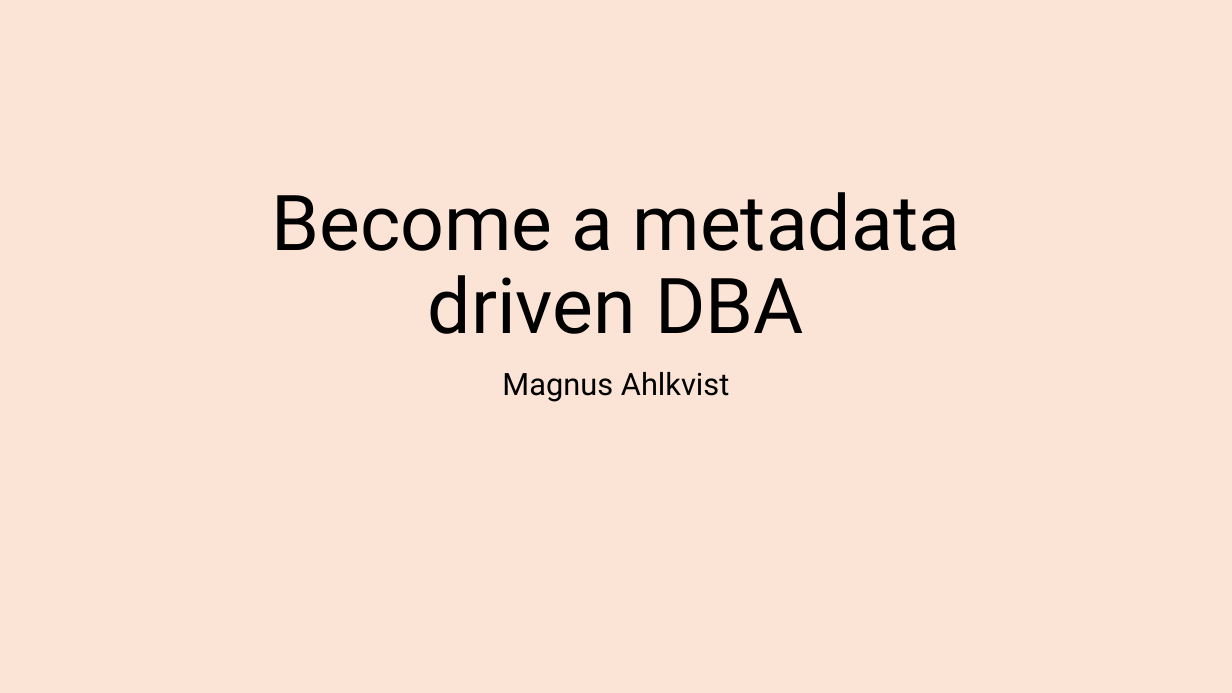
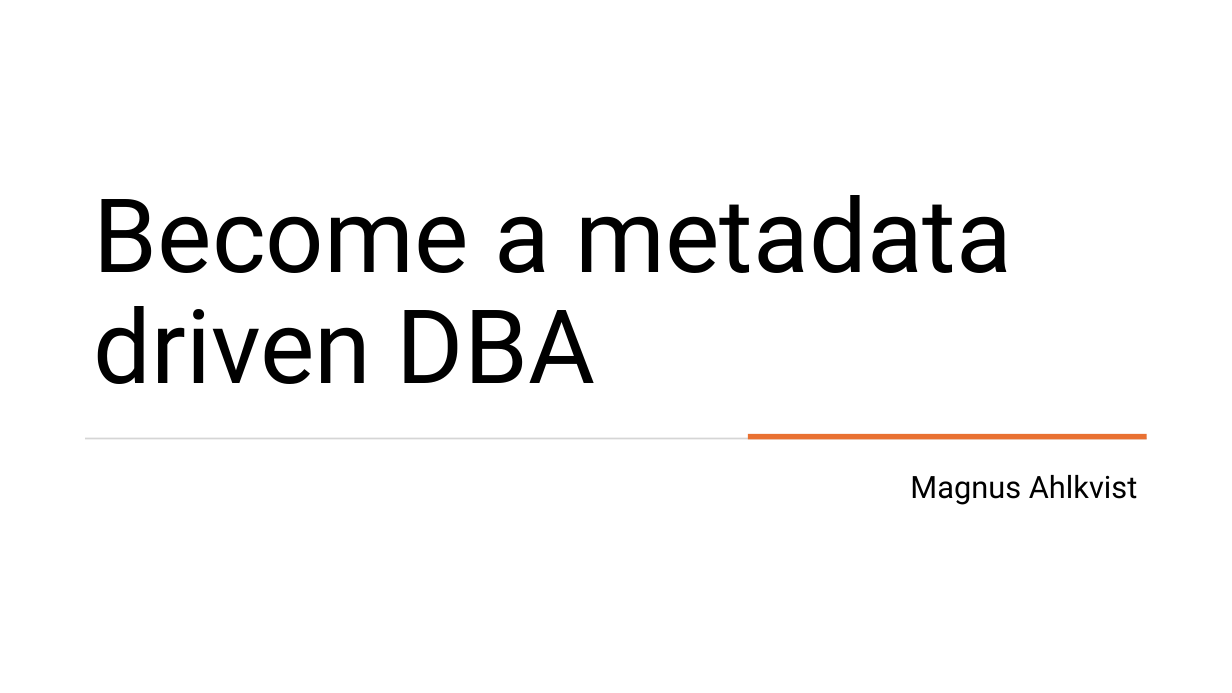
Before and after one commit to transmokopter/Presentations, a slide deck: slide 1 of become-a-metadata-driven-dba/become-a-metadata-driven-dba.pptx. Drawn at 1232x693 pixels with LibreOffice and Linux fonts; fonts in the diff are those of the drawing; background and template pictures are left out. Boxes give left, top, right and bottom in pixels: in the first picture for what was removed or moved away, otherwise in the second. Text is boxed around its words. In the diff, an @@ line names an element or a change of style, - is before the commit and + after.

```diff
--- a/become-a-metadata-driven-dba/become-a-metadata-driven-dba.pptx
+++ b/become-a-metadata-driven-dba/become-a-metadata-driven-dba.pptx
@@ background #FBE3D6 to #FFFFFF @@
@@ title "Become a metadata driven DBA": place and size @@
-title "Become a metadata driven DBA" at (271,192,960,334)
+title "Become a metadata driven DBA" at (94,195,1013,384)
@@ title "Become a metadata driven DBA" at (94,195,1013,384): size 60 to 80 pt; alignment centre to left @@
@@ rectangle added at (85,438,1147,440), fill #D5D5D5 @@
@@ rectangle added at (748,434,1147,440), fill #E97132 @@
@@ subtitle "Magnus Ahlkvist": place and size @@
-subtitle "Magnus Ahlkvist" at (502,372,730,402)
+subtitle "Magnus Ahlkvist" at (910,475,1138,505)
@@ subtitle "Magnus Ahlkvist" at (910,475,1138,505): alignment centre to right @@
```
Also in this commit, not shown: 9 other slides changed.
